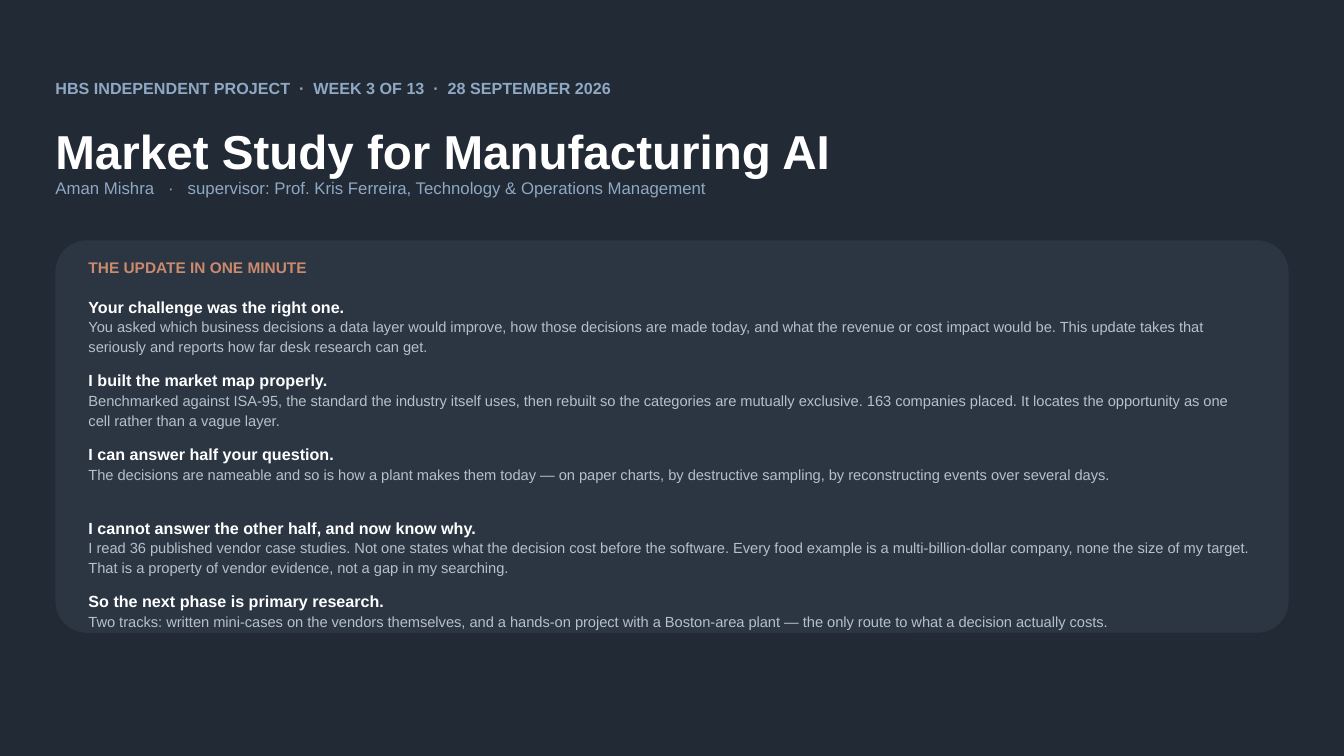
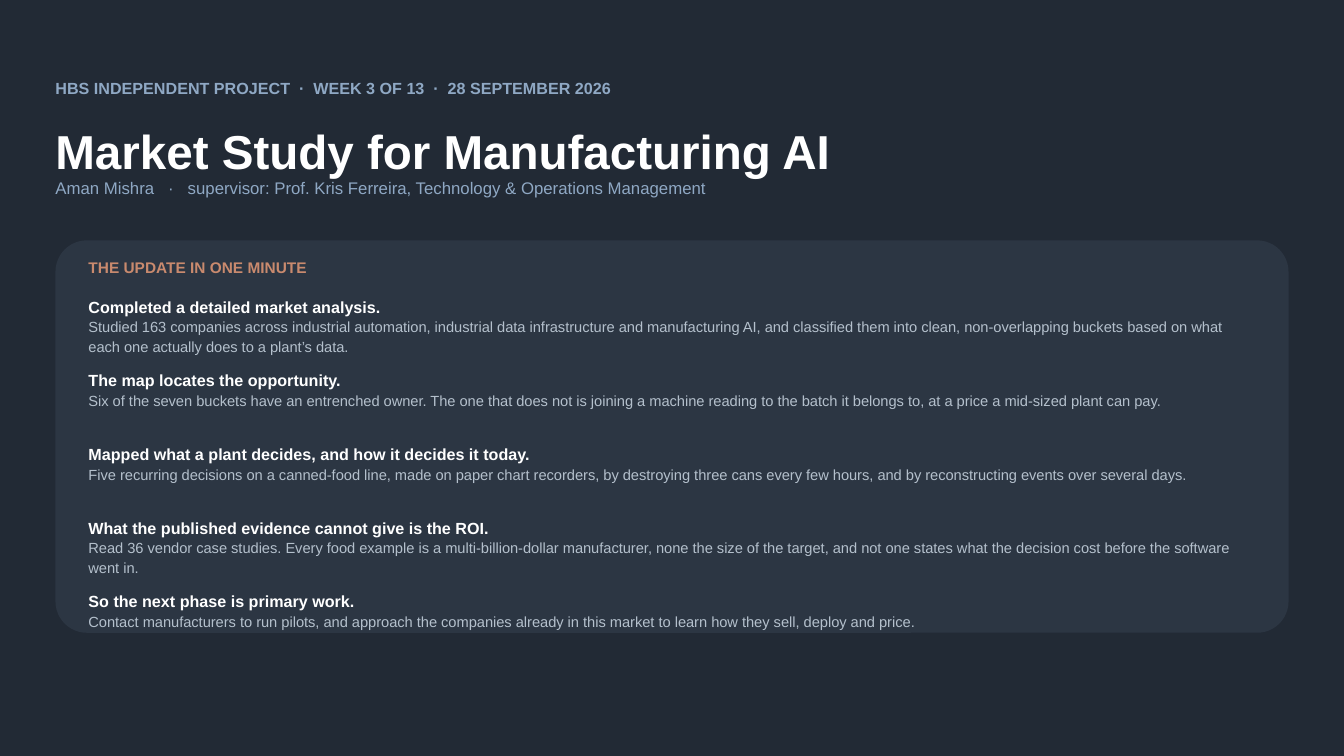
Before and after one commit to theamanmishra/Startup-Research, a slide deck: slide 1 of manu-data-layer/deck/ip-update-2026-09-28.pptx. Drawn at 1344x756 pixels with LibreOffice and Linux fonts; fonts in the diff are those of the drawing. Boxes give left, top, right and bottom in pixels: in the first picture for what was removed or moved away, otherwise in the second. Text is boxed around its words. In the diff, an @@ line names an element or a change of style, - is before the commit and + after.

```diff
--- a/manu-data-layer/deck/ip-update-2026-09-28.pptx
+++ b/manu-data-layer/deck/ip-update-2026-09-28.pptx
@@ text at bbox=[88, 301, 380, 317]: text changed @@
-Your challenge was the right one.
+Completed a detailed market analysis.
@@ text at bbox=[88, 321, 1222, 355]: text changed @@
-You asked which business decisions a data layer would improve, how those decisions are made today, and what the revenue or cost impact would be. This update takes that seriously and reports how far desk research can get.
+Studied 163 companies across industrial automation, industrial data infrastructure and manufacturing AI, and classified them into clean, non-overlapping buckets based on what each one actually does to a plant’s data.
@@ text at bbox=[88, 374, 341, 390]: text changed @@
-I built the market map properly.
+The map locates the opportunity.
@@ text at bbox=[88, 395, 1161, 409]: text changed @@
-Benchmarked against ISA-95, the standard the industry itself uses, then rebuilt so the categories are mutually exclusive. 163 companies placed. It locates the opportunity as one cell rather than a vague layer.
+Six of the seven buckets have an entrenched owner. The one that does not is joining a machine reading to the batch it belongs to, at a price a mid-sized plant can pay.
@@ text at bbox=[88, 448, 529, 464]: text changed @@
-I can answer half your question.
+Mapped what a plant decides, and how it decides it today.
@@ text at bbox=[88, 469, 1187, 483]: text changed @@
-The decisions are nameable and so is how a plant makes them today — on paper charts, by destructive sampling, by reconstructing events over several days.
+Five recurring decisions on a canned-food line, made on paper chart recorders, by destroying three cans every few hours, and by reconstructing events over several days.
@@ text at bbox=[88, 522, 488, 538]: text changed @@
-I cannot answer the other half, and now know why.
+What the published evidence cannot give is the ROI.
@@ text at bbox=[88, 542, 1229, 573]: text changed @@
-I read 36 published vendor case studies. Not one states what the decision cost before the software. Every food example is a multi-billion-dollar company, none the size of my target. That is a property of vendor evidence, not a gap in my searching.
+Read 36 vendor case studies. Every food example is a multi-billion-dollar manufacturer, none the size of the target, and not one states what the decision cost before the software went in.
@@ text at bbox=[88, 595, 354, 611]: text changed @@
-So the next phase is primary research.
+So the next phase is primary work.
@@ text at bbox=[88, 616, 915, 630]: text changed @@
-Two tracks: written mini-cases on the vendors themselves, and a hands-on project with a Boston-area plant — the only route to what a decision actually costs.
+Contact manufacturers to run pilots, and approach the companies already in this market to learn how they sell, deploy and price.
```
Also in this commit, not shown: 6 other slides changed, 1 slide removed, 2 other files.
